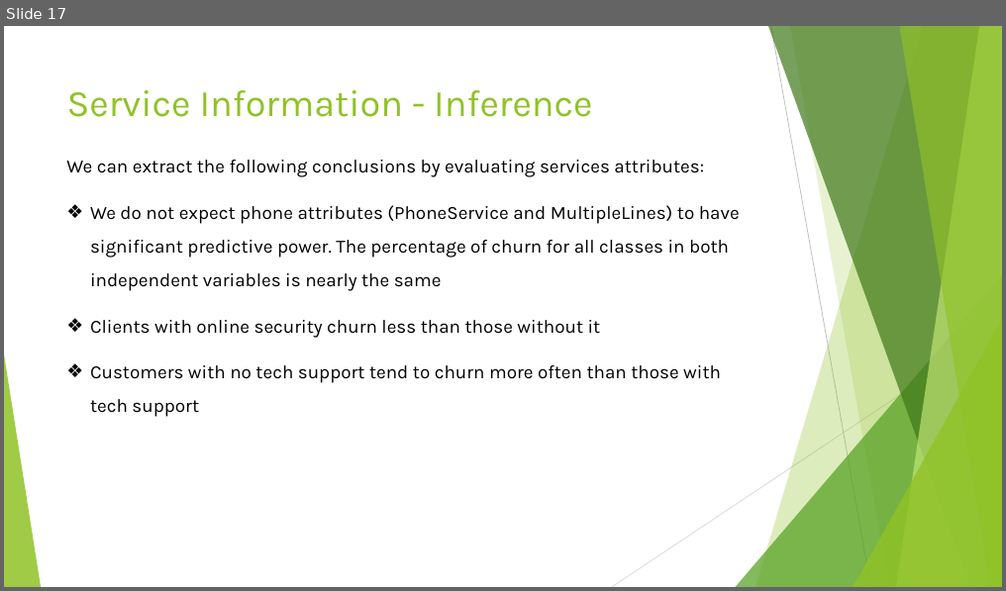
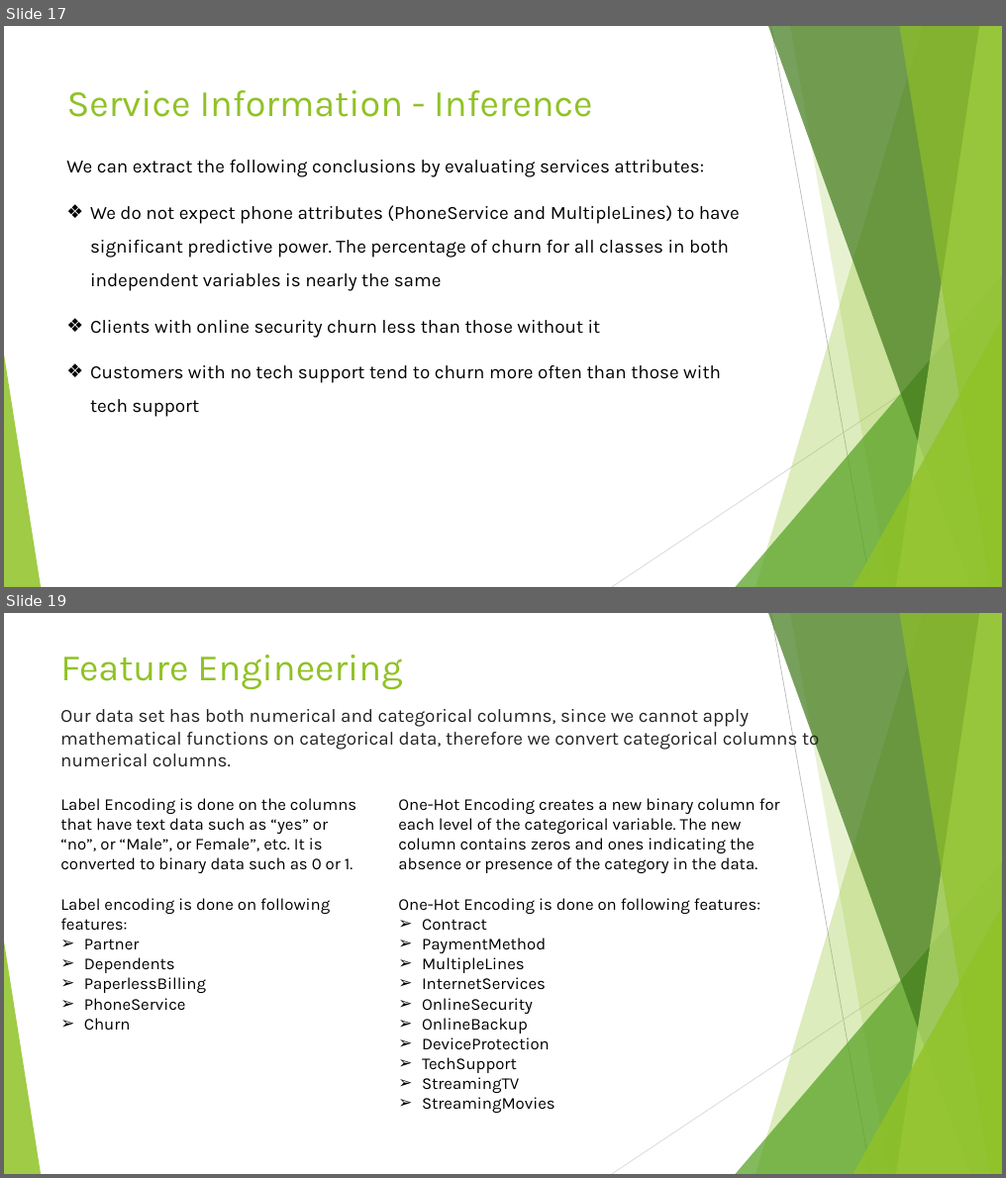
Before and after one commit to Prakul-github/Machine-Learning, a slide deck: Capstone_Project/Capstone project - Telecom Customer Churn.pptx. Shown one above the other, each under a label of ours: slide 17 before the commit, slides 17 and 19 after it; the slides between them are not shown. The pictures are 1006x591 and 1006x1178 pixels, drawn with LibreOffice and Linux fonts; fonts in the diff are those of the drawing. Boxes give left, top, right and bottom in pixels: in the first picture for what was removed or moved away, otherwise in the second. Text is boxed around its words. In the diff, an @@ line names an element or a change of style, - is before the commit and + after.

```diff
--- a/Capstone_Project/Capstone project - Telecom Customer Churn.pptx
+++ b/Capstone_Project/Capstone project - Telecom Customer Churn.pptx
@@ slide 19 added at [4, 613, 1002, 1174], background #FFFFFF; not listed: 10 template elements that a slide beside it also shows @@
@@ title added at [60, 655, 402, 689], 36 pt, text #90C226 @@
+Feature Engineering
@@ text added at [60, 709, 819, 767], 18 pt, text #222222 @@
+Our data set has both numerical and categorical columns, since we cannot apply mathematical functions on categorical data, therefore we convert categorical columns to numerical columns.
@@ text added at [60, 798, 356, 1030], 16 pt, text #000000 @@
+Label Encoding is done on the columns that have text data such as “yes” or “no”, or “Male”, or Female”, etc. It is converted to binary data such as 0 or 1.
+Label encoding is done on following features:
+➢ Partner
+➢ Dependents
+➢ PaperlessBilling
+➢ PhoneService
+➢ Churn
@@ text added at [398, 798, 780, 1113], 16 pt, text #000000 @@
+One-Hot Encoding creates a new binary column for each level of the categorical variable. The new column contains zeros and ones indicating the absence or presence of the category in the data.
+One-Hot Encoding is done on following features:
+➢ Contract
+➢ PaymentMethod
+➢ MultipleLines
+➢ InternetServices
+➢ OnlineSecurity
+➢ OnlineBackup
+➢ DeviceProtection
+➢ TechSupport
+➢ StreamingTV
+➢ StreamingMovies
```
Also in this commit, not shown: 8 slides changed, 7 other slides added, 2 slides removed, 1 other file.
